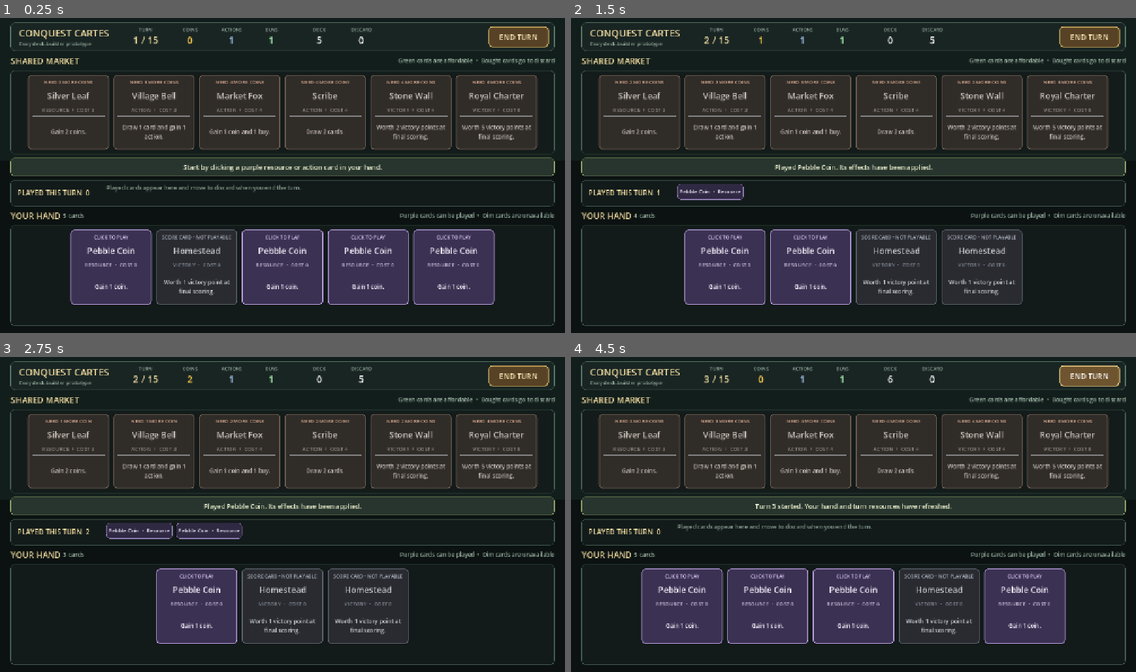
Above: before the commit, frames 1-4 (two rows, left to right).
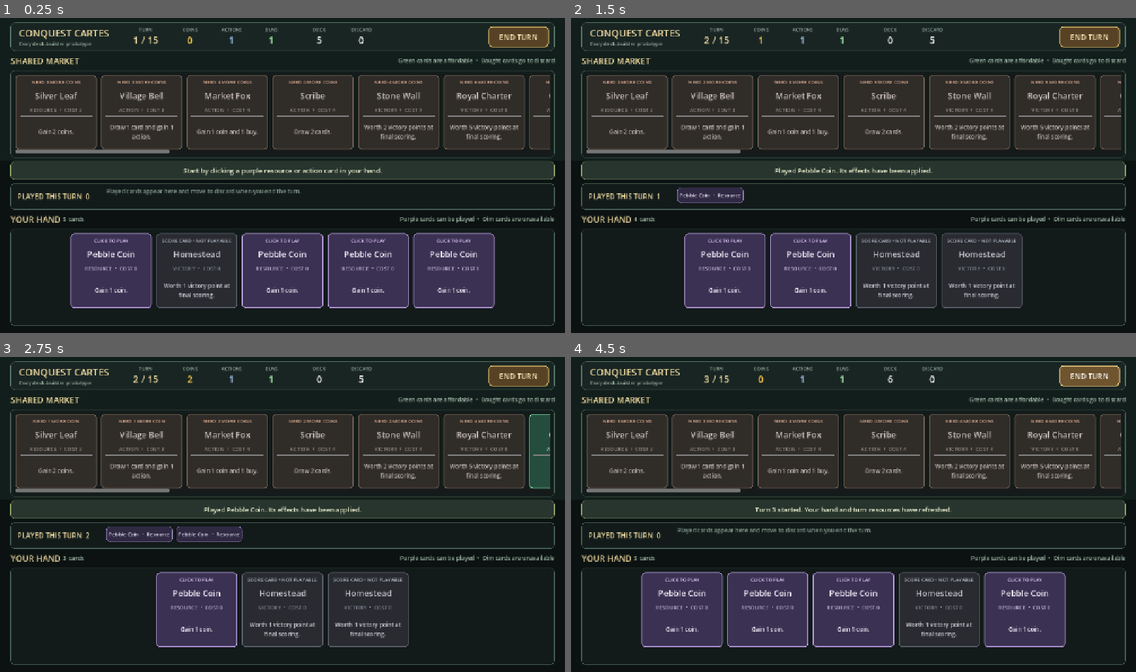
Above: after the commit, the same moments.

Repository: mutms7/ConquestCartes
Game: Godot game, scene res://scenes/Main.tscn
Two runs of this game, one before a commit and one after it. Both use one fixed random seed, a clock stepped at 60 frames per second and the inputs below.
Inputs (mouse positions are in pixels of both pictures, inside the frame that each line leads up to; where the layout moved, square brackets give the same spot in the first picture):
- Up to frame 1 (0.25 s): no input
- Up to frame 2 (1.5 s): click "END TURN" at 0.5 s; click (684, 266) at 1.27 s
- Up to frame 3 (2.75 s): click (152, 605) at 2.02 s
- Up to frame 4 (4.5 s): click (768, 609) [768, 605] at 2.75 s; click (638, 451) at 3.52 s; click "END TURN" at 4.25 s

The runs differ from the first frame. In frame 1, 16% of the frame differs, in the area x 1-99%, y 18-93%; in frame 2, 15%; in frame 3, 15%; in frame 4, 16%.

Commit message:
Expand original card set

Diff:
--- a/data/cards/starter_cards.json
+++ b/data/cards/starter_cards.json
@@ -102,5 +102,213 @@
     "gain_actions": 0,
     "gain_buys": 0,
     "gain_coins": 0
+  },
+  {
+    "id": "candlecap",
+    "name": "Candlecap",
+    "type": "action",
+    "cost": 2,
+    "description": "Gain 2 coins.",
+    "coin_value": 0,
+    "victory_points": 0,
+    "draw_cards": 0,
+    "gain_actions": 0,
+    "gain_buys": 0,
+    "gain_coins": 2
+  },
+  {
+    "id": "trail_biscuit",
+    "name": "Trail Biscuit",
+    "type": "action",
+    "cost": 2,
+    "description": "Draw 1 card and gain 1 action.",
+    "coin_value": 0,
+    "victory_points": 0,
+    "draw_cards": 1,
+    "gain_actions": 1,
+    "gain_buys": 0,
+    "gain_coins": 0
+  },
+  {
+    "id": "moss_thread",
+    "name": "Moss Thread",
+    "type": "action",
+    "cost": 2,
+    "description": "Gain 2 actions.",
+    "coin_value": 0,
+    "victory_points": 0,
+    "draw_cards": 0,
+    "gain_actions": 2,
+    "gain_buys": 0,
+    "gain_coins": 0
+  },
+  {
+    "id": "acorn_purse",
+    "name": "Acorn Purse",
+    "type": "resource",
+    "cost": 2,
+    "description": "Gain 1 coin and 1 buy.",
+    "coin_value": 1,
+    "victory_points": 0,
+    "draw_cards": 0,
+    "gain_actions": 0,
+    "gain_buys": 1,
+    "gain_coins": 0
+  },
+  {
+    "id": "hearthsong",
+    "name": "Hearthsong",
+    "type": "action",
+    "cost": 3,
+    "description": "Draw 1 card, gain 1 action, and gain 1 coin.",
+    "coin_value": 0,
+    "victory_points": 0,
+    "draw_cards": 1,
+    "gain_actions": 1,
+    "gain_buys": 0,
+    "gain_coins": 1
+  },
+  {
+    "id": "orchard_map",
+    "name": "Orchard Map",
+    "type": "action",
+    "cost": 3,
+    "description": "Draw 1 card, gain 1 action, and gain 1 buy.",
+    "coin_value": 0,
+    "victory_points": 0,
+    "draw_cards": 1,
+    "gain_actions": 1,
+    "gain_buys": 1,
+    "gain_coins": 0
+  },
+  {
+    "id": "river_courier",
+    "name": "River Courier",
+    "type": "action",
+    "cost": 3,
+    "description": "Draw 2 cards and gain 1 buy.",
+    "coin_value": 0,
+    "victory_points": 0,
+    "draw_cards": 2,
+    "gain_actions": 0,
+    "gain_buys": 1,
+    "gain_coins": 0
+  },
+  {
+    "id": "moonwell_token",
+    "name": "Moonwell Token",
+    "type": "resource",
+    "cost": 4,
+    "description": "Gain 3 coins.",
+    "coin_value": 3,
+    "victory_points": 0,
+    "draw_cards": 0,
+    "gain_actions": 0,
+    "gain_buys": 0,
+    "gain_coins": 0
+  },
+  {
+    "id": "tinker_wren",
+    "name": "Tinker Wren",
+    "type": "action",
+    "cost": 4,
+    "description": "Draw 1 card and gain 2 actions.",
+    "coin_value": 0,
+    "victory_points": 0,
+    "draw_cards": 1,
+    "gain_actions": 2,
+    "gain_buys": 0,
+    "gain_coins": 0
+  },
+  {
+    "id": "lantern_parade",
+    "name": "Lantern Parade",
+    "type": "action",
+    "cost": 4,
+    "description": "Gain 2 coins and 1 buy.",
+    "coin_value": 0,
+    "victory_points": 0,
+    "draw_cards": 0,
+    "gain_actions": 0,
+    "gain_buys": 1,
+    "gain_coins": 2
+  },
+  {
+    "id": "quiet_archive",
+    "name": "Quiet Archive",
+    "type": "action",
+    "cost": 4,
+    "description": "Draw 3 cards.",
+    "coin_value": 0,
+    "victory_points": 0,
+    "draw_cards": 3,
+    "gain_actions": 0,
+    "gain_buys": 0,
+    "gain_coins": 0
+  },
+  {
+    "id": "briar_gate",
+    "name": "Briar Gate",
+    "type": "victory",
+    "cost": 5,
+    "description": "Worth 3 victory points at final scoring.",
+    "coin_value": 0,
+    "victory_points": 3,
+    "draw_cards": 0,
+    "gain_actions": 0,
+    "gain_buys": 0,
+    "gain_coins": 0
+  },
+  {
+    "id": "starlit_wagon",
+    "name": "Starlit Wagon",
+    "type": "action",
+    "cost": 5,
+    "description": "Draw 2 cards, gain 1 action, 1 buy, and 1 coin.",
+    "coin_value": 0,
+    "victory_points": 0,
+    "draw_cards": 2,
+    "gain_actions": 1,
+    "gain_buys": 1,
+    "gain_coins": 1
+  },
+  {
+    "id": "amber_circlet",
+    "name": "Amber Circlet",
+    "type": "resource",
+    "cost": 5,
+    "description": "Gain 4 coins.",
+    "coin_value": 4,
+    "victory_points": 0,
+    "draw_cards": 0,
+    "gain_actions": 0,
+    "gain_buys": 0,
+    "gain_coins": 0
+  },
+  {
+    "id": "firefly_supper",
+    "name": "Firefly Supper",
+    "type": "action",
+    "cost": 6,
+    "description": "Gain 1 action, 2 buys, and 3 coins.",
+    "coin_value": 0,
+    "victory_points": 0,
+    "draw_cards": 0,
+    "gain_actions": 1,
+    "gain_buys": 2,
+    "gain_coins": 3
+  },
+  {
+    "id": "wishing_stone",
+    "name": "Wishing Stone",
+    "type": "victory",
+    "cost": 7,
+    "description": "Worth 7 victory points at final scoring.",
+    "coin_value": 0,
+    "victory_points": 7,
+    "draw_cards": 0,
+    "gain_actions": 0,
+    "gain_buys": 0,
+    "gain_coins": 0
   }
 ]
--- a/scripts/core/game_state.gd
+++ b/scripts/core/game_state.gd
@@ -13,6 +13,22 @@
 	"scribe",
 	"stone_wall",
 	"royal_charter",
+	"candlecap",
+	"trail_biscuit",
+	"moss_thread",
+	"acorn_purse",
+	"hearthsong",
+	"orchard_map",
+	"river_courier",
+	"moonwell_token",
+	"tinker_wren",
+	"lantern_parade",
+	"quiet_archive",
+	"briar_gate",
+	"starlit_wagon",
+	"amber_circlet",
+	"firefly_supper",
+	"wishing_stone",
 ]
 
 var player := PlayerState.new()
--- a/tests/smoke_test.gd
+++ b/tests/smoke_test.gd
@@ -1,6 +1,25 @@
 extends SceneTree
 
 const CARD_DATA_PATH := "res://data/cards/starter_cards.json"
+
+const NEW_CARD_IDS := [
+	"candlecap",
+	"trail_biscuit",
+	"moss_thread",
+	"acorn_purse",
+	"hearthsong",
+	"orchard_map",
+	"river_courier",
+	"moonwell_token",
+	"tinker_wren",
+	"lantern_parade",
+	"quiet_archive",
+	"briar_gate",
+	"starlit_wagon",
+	"amber_circlet",
+	"firefly_supper",
+	"wishing_stone",
+]
 
 var failure_count := 0
 
@@ -9,6 +28,7 @@
 	_test_full_game_loop()
 	_test_draw_across_shuffle_boundary()
 	_test_scoring_includes_every_owned_zone()
+	_test_expanded_card_set()
 
 	if failure_count > 0:
 		push_error("[Test] Rules smoke test failed with %d issue(s)." % failure_count)
@@ -104,6 +124,81 @@
 	_check(game_state.calculate_score() == 8, "Scoring should include draw, hand, play, and discard.")
 
 
+func _test_expanded_card_set() -> void:
+	var game_state := _create_game_state()
+	if game_state == null:
+		return
+
+	_check(NEW_CARD_IDS.size() == 16, "Expanded set should contain sixteen new cards.")
+	for card_id in NEW_CARD_IDS:
+		_check(game_state.card_catalog.has(card_id), "Card data should include %s." % card_id)
+		if not game_state.card_catalog.has(card_id):
+			continue
+
+		var card: CardDefinition = game_state.card_catalog[card_id]
+		_check(game_state.market.has(card), "%s should appear in the market." % card.card_name)
+		_check(card.cost >= 2 and card.cost <= 7, "%s should use a supported cost tier." % card.card_name)
+		_test_card_purchase(game_state, card)
+
+		if card.card_type == "victory":
+			_test_victory_card(game_state, card)
+		else:
+			_test_playable_card(game_state, card)
+
+
+func _test_card_purchase(game_state: GameState, card: CardDefinition) -> void:
+	game_state.player.clear_all()
+	game_state.player.coins = card.cost
+	_check(game_state.buy_card(card), "%s should be purchasable." % card.card_name)
+	_check(
+		game_state.player.discard_pile.has(card),
+		"%s should enter discard after purchase." % card.card_name
+	)
+
+
+func _test_playable_card(game_state: GameState, card: CardDefinition) -> void:
+	game_state.player.clear_all()
+	game_state.player.actions = 10
+	game_state.player.buys = 1
+	game_state.player.coins = 0
+	game_state.player.hand.append(card)
+
+	var filler: CardDefinition = game_state.card_catalog["pebble_coin"]
+	for _draw_index in range(card.draw_cards):
+		game_state.player.draw_pile.append(filler)
+
+	var starting_actions := game_state.player.actions
+	var starting_buys := game_state.player.buys
+	_check(game_state.play_card(card), "%s should play without errors." % card.card_name)
+	_check(game_state.player.play_area.has(card), "%s should enter the play area." % card.card_name)
+	_check(
+		game_state.player.coins == card.coin_value + card.gain_coins,
+		"%s should apply its coin effect." % card.card_name
+	)
+	var action_cost := 1 if card.card_type == "action" else 0
+	_check(
+		game_state.player.actions == starting_actions - action_cost + card.gain_actions,
+		"%s should apply its action effect." % card.card_name
+	)
+	_check(
+		game_state.player.buys == starting_buys + card.gain_buys,
+		"%s should apply its buy effect." % card.card_name
+	)
+	_check(
+		game_state.player.hand.size() == card.draw_cards,
+		"%s should draw the configured number of cards." % card.card_name
+	)
+
+
+func _test_victory_card(game_state: GameState, card: CardDefinition) -> void:
+	game_state.player.clear_all()
+	game_state.player.discard_pile.append(card)
+	_check(
+		game_state.calculate_score() == card.victory_points,
+		"%s should contribute its configured victory points." % card.card_name
+	)
+
+
 func _create_game_state() -> GameState:
 	var game_state := GameState.new()
 	if not game_state.load_cards(CARD_DATA_PATH):
--- a/tests/ui_smoke_test.gd
+++ b/tests/ui_smoke_test.gd
@@ -12,7 +12,10 @@
 	await process_frame
 
 	_check(_hand_container().get_child_count() == 5, "Initial hand should render five cards.")
-	_check(_market_container().get_child_count() == 6, "Market should render six cards.")
+	_check(
+		_market_container().get_child_count() == main_ui.game_state.market.size(),
+		"Market should render every configured card."
+	)
 	_check(_play_area_container().get_child_count() == 1, "Empty play area should show its hint.")
 
 	var resource_button := _find_card_button(_hand_container(), "pebble_coin")
Not shown, changed: README.md
